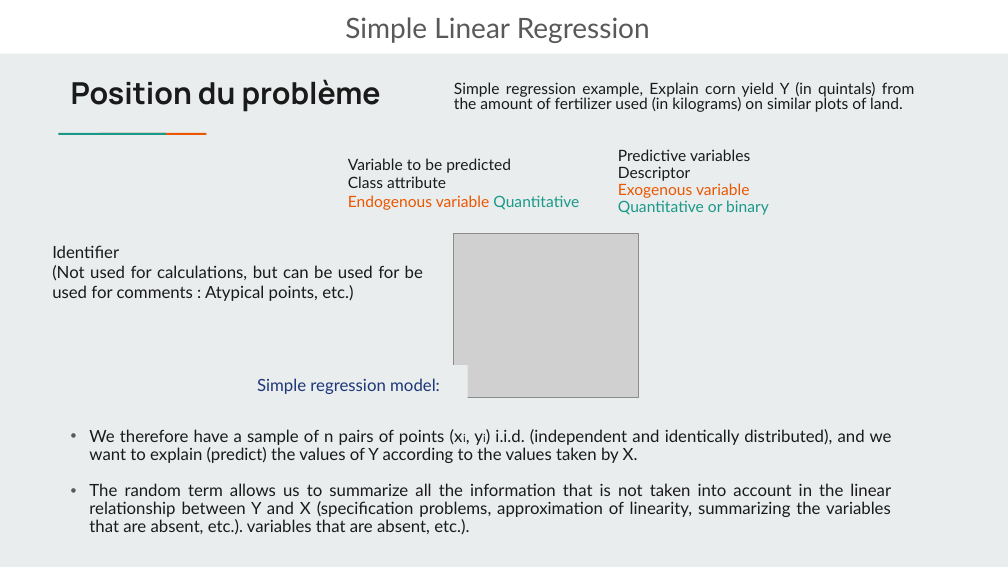
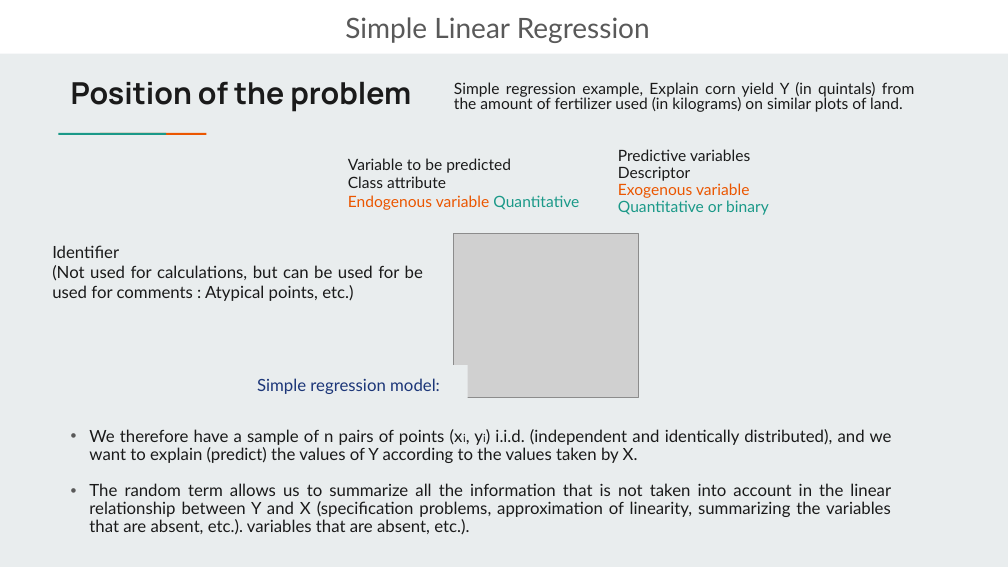
Before and after one commit to 1ym1/ASphereLectures, a slide deck: slide 4 of 3 - ASphere Simple Linear Regression.pptx. Drawn at 1008x567 pixels with LibreOffice and Linux fonts; fonts in the diff are those of the drawing; grey boxes stand for pictures. Boxes give left, top, right and bottom in pixels: in the first picture for what was removed or moved away, otherwise in the second. Text is boxed around its words. In the diff, an @@ line names an element or a change of style, - is before the commit and + after.

```diff
--- a/3 - ASphere Simple Linear Regression.pptx
+++ b/3 - ASphere Simple Linear Regression.pptx
@@ title at (x1=71, y1=81, x2=411, y2=112): text changed @@
-Position du problème
+Position of the problem
```
Also in this commit, not shown: 3 other files.
